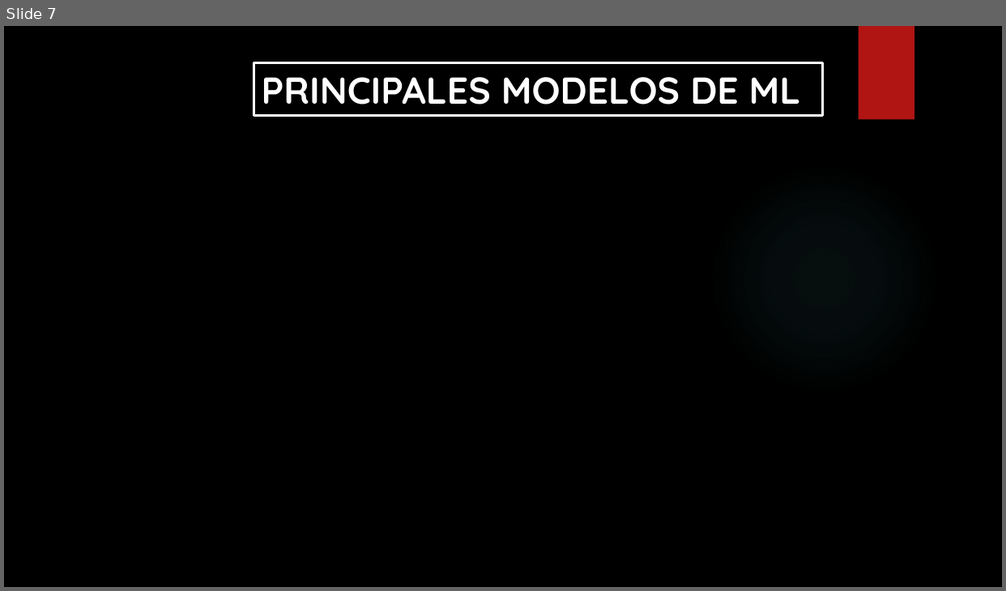
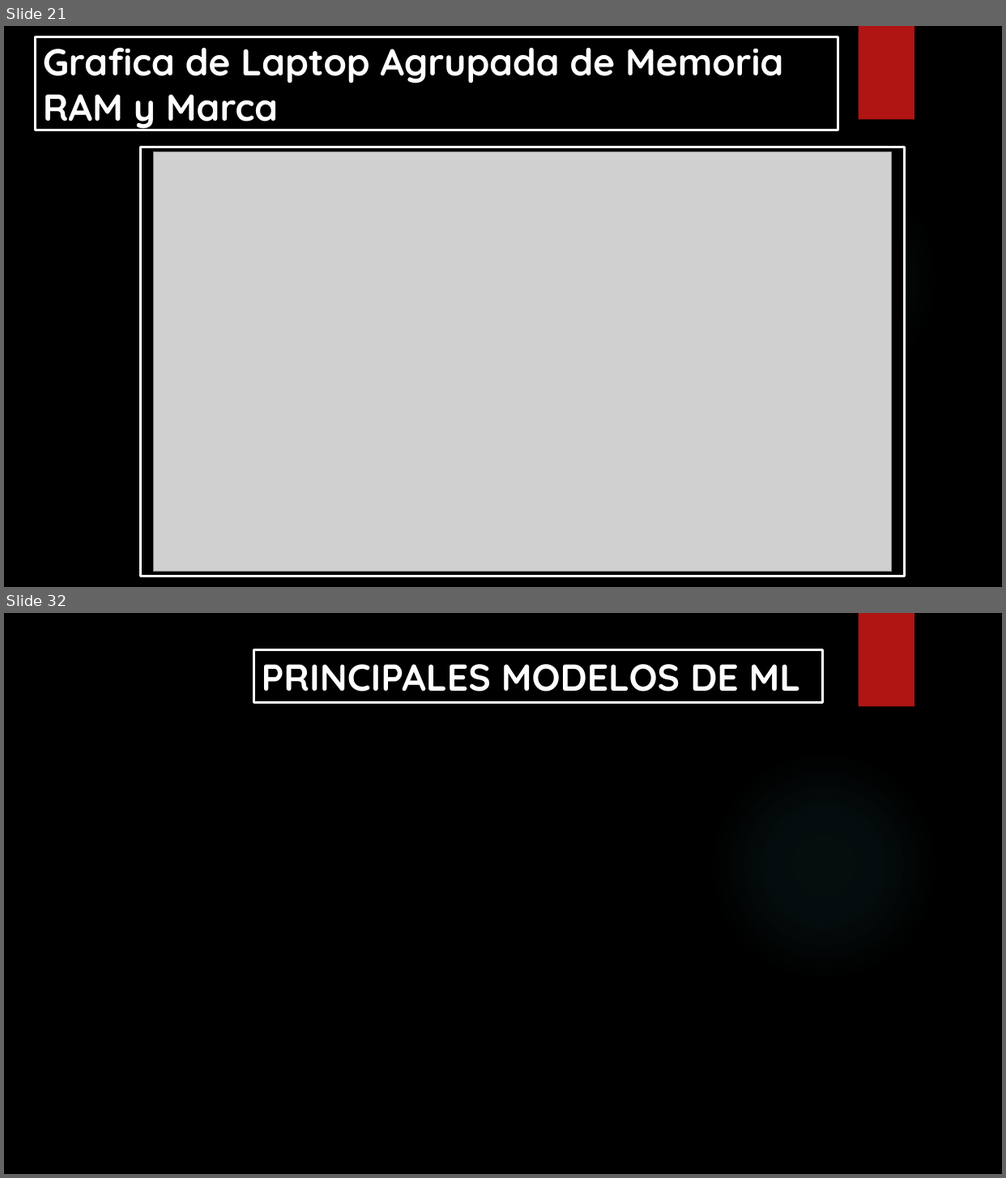
Before and after one commit to Isaac244/Proyecto_Machine_Learning, a slide deck: PROYECTO-MACHINE-LEARNING.pptx. Shown one above the other, each under a label of ours: slide 7 before the commit, slides 21 and 32 after it; the slides between them are not shown. The pictures are 1006x591 and 1006x1178 pixels, drawn with LibreOffice and Linux fonts; fonts in the diff are those of the drawing; grey boxes stand for pictures; background and template pictures are left out. Boxes give left, top, right and bottom in pixels: in the first picture for what was removed or moved away, otherwise in the second. Text is boxed around its words. In the diff, an @@ line names an element or a change of style, - is before the commit and + after.

```diff
--- a/PROYECTO-MACHINE-LEARNING.pptx
+++ b/PROYECTO-MACHINE-LEARNING.pptx
@@ slide 21 added at (4,26,1002,587), background picture (left out); not listed: 2 template elements that a slide beside it also shows @@
@@ rectangle added at (36,37,839,130), fill #000000, outline #FFFFFF 2.25 pt, 36 pt, text #FFFFFF, bold @@
+Grafica de Laptop Agrupada de Memoria RAM y Marca
@@ rectangle added at (140,148,905,576), fill #000000, outline #FFFFFF 2.25 pt @@
@@ picture added at (154,152,892,573) @@
@@ what was slide 7 is now slide 32 @@
```
Also in this commit, not shown: 2 slides changed, 24 other slides added, 2 slides removed, 25 other files.
